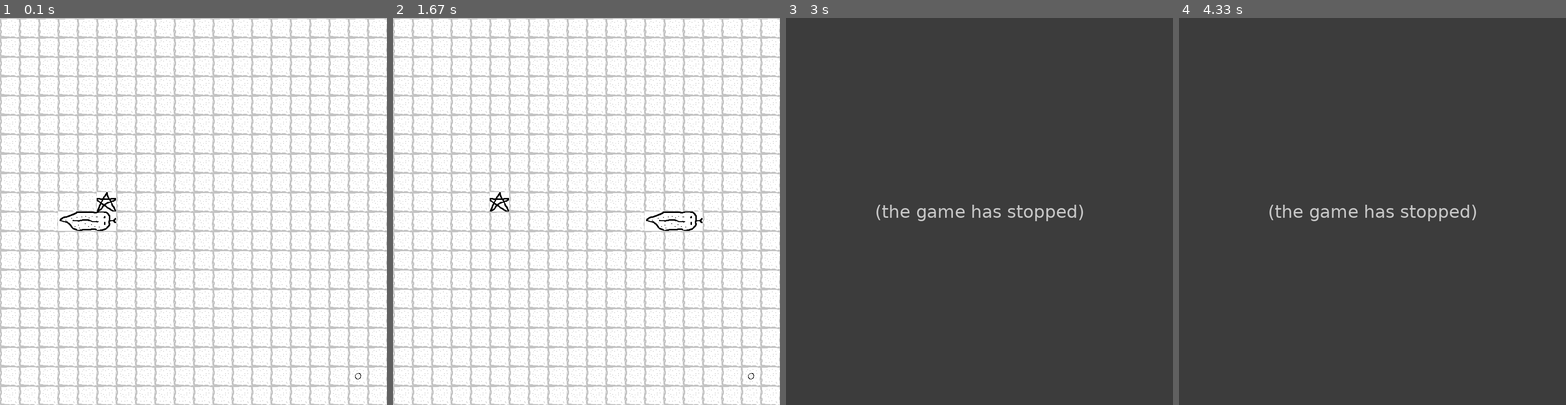
Above: before the commit, frames 1-4 (left to right).
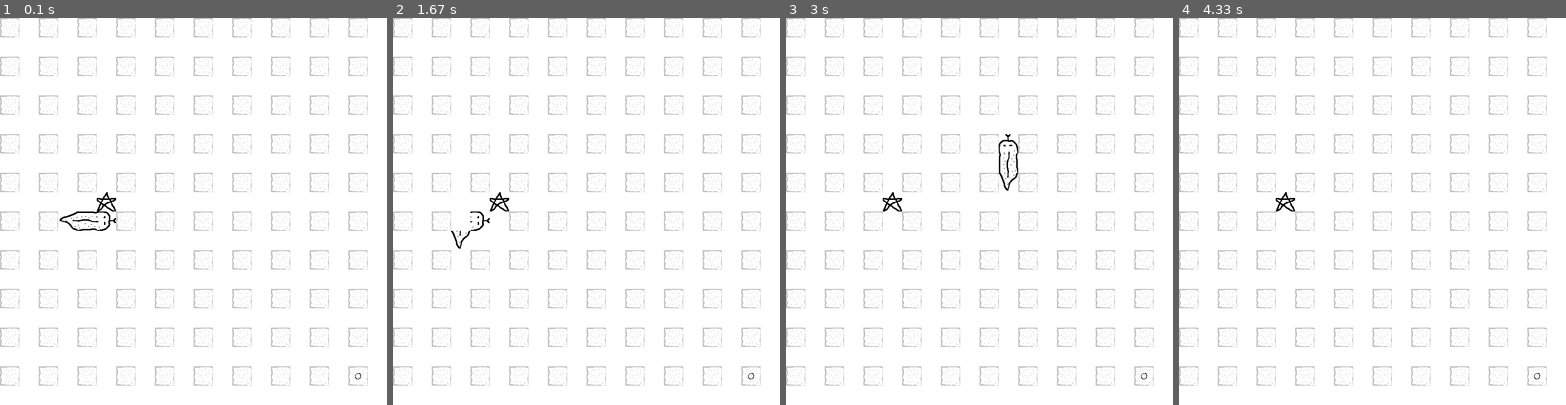
Above: after the commit, the same moments.

Repository: MadeWithCaneSugar/PygameProject
Game: pygame game, started from prime.py
Same seed, same stepped clock (60 frames per second), same inputs: the game is played once before the commit and once after it.
Inputs:
- Up to frame 1 (0.1 s): no input
- Up to frame 2 (1.67 s): tap S at 0.33 s; hold A 0.67-1.13 s; hold Right 0.67-1.13 s; tap W at 1.17 s; hold S from 1.5 s (still down); hold Right from 1.5 s (still down)
- Up to frame 3 (3 s): release S at 1.97 s; release Right at 1.97 s; hold Up 2.5-2.97 s
- Up to frame 4 (4.33 s): hold Right 3-3.47 s; hold Left 3.5-4.03 s; hold Down from 4.07 s (still down)

The runs differ from the first frame. In frame 1, 17% of the frame differs, in the area x 0-100%, y 0-100%; in frame 2, 18%; in frame 3, 100%; in frame 4, 100%.
Before the commit the program exited at 2.45 s; later frames show no game.

Commit message:
added final comments and fixed some issues with controls. FINAL COMMIT BEFORE SUBMISSION

Diff:
--- a/components/computer.py
+++ b/components/computer.py
@@ -1,6 +1,15 @@
 import pygame, random, config
 from pygame.math import Vector2
 from components import player
+
+# Not implemented. Ran out of time. Un-Commenting the computer code calls
+# in update in main.py will bring up a computer controlled opponent that will target
+# points and move towards them. The algorithm is a direct path that ignores any
+# obstacles, so it dies pretty quickly as the snakes get longer, but I know of some ways
+# to change this(though I haven't implemented them)
+
+# I plan on implementing this further in the future because I've been really enjoying
+# this project, but alas right now I don't have time.
 
 class COMPUTER:
     def __init__(self) -> None:
--- a/config.py
+++ b/config.py
@@ -15,7 +15,7 @@
 game_font = pygame.font.Font("./graphics/PAPYRUS.ttf", 25)
 
 # setting how quickly the screen updates in ms (lower number means faster updates)
-max_speed = 150
+max_speed = 120
 
 # maximum frame rate of the game.
 # no easily implemented minimum unfortunately
--- a/main.py
+++ b/main.py
@@ -20,10 +20,12 @@
         self.player.move()
         # self.computer.move()
         self.check_player_collision()
-        # self.player.player_target(self.point.pos[0], self.point.pos[1])
         self.check_fail()
         # self.check_computer_collision()
         # self.computer.computer_target(self.point.pos[0], self.point.pos[1])
+
+        ##### UNCOMMENT THE FOLLOWING LINE FOR DEMO MODE! THIS WAS GOING TO BE WHAT PLAYED ON THE WELCOME SCREEN UNDER THE START BUTTON
+        # self.player.player_target(self.point.pos[0], self.point.pos[1])
 
     def draw_elements(self):
         self.draw_tiles()
@@ -73,9 +75,11 @@
 
     def draw_tiles(self):
         for row in range(cell_number):
-            for col in range(cell_number):
-                    tile_rect = pygame.Rect(col * cell_size, row * cell_size, cell_size, cell_size)
-                    screen.blit(tile, tile_rect)
+            if row % 2 == 0:
+                for col in range(cell_number):
+                    if col % 2 == 0:
+                        tile_rect = pygame.Rect(col * cell_size, row * cell_size, cell_size, cell_size)
+                        screen.blit(tile, tile_rect)
 
     def draw_score(self):
         score_text = str(len(self.player.body) - 3)
--- a/prime.py
+++ b/prime.py
@@ -8,6 +8,9 @@
 cell_number = config.cell_number
 screen = config.screen
 clock = config.clock
+
+# I didn't use your starter code because I got a bit overwhelmed by it, so I started from scratch
+# admittedly this means I never implemented the code for multiple screens. Unfortunately
 
 # updating the screen at a set time intervals in ms
 screen_update = pygame.USEREVENT
@@ -31,25 +34,25 @@
         # keyboard inputs
         # 2nd nested if statement is to stop perfect 180s
         if event.type == pygame.KEYDOWN:
-            if event.key == pygame.K_UP:
+            if event.key == pygame.K_UP or event.key == pygame.K_w:
                 if main_game.player.direction == Vector2(0, 1):
                     pass
                 else:
                     main_game.player.direction = Vector2(0, -1)
 
-            if event.key == pygame.K_DOWN:
+            if event.key == pygame.K_DOWN or event.key == pygame.K_s:
                 if main_game.player.direction == Vector2(0, -1):
                     pass
                 else:
                     main_game.player.direction = Vector2(0, 1)
 
-            if event.key == pygame.K_LEFT:
+            if event.key == pygame.K_LEFT or event.key == pygame.K_a:
                 if main_game.player.direction == Vector2(1, 0):
                     pass
                 else:
                     main_game.player.direction = Vector2(-1, 0)
 
-            if event.key == pygame.K_RIGHT:
+            if event.key == pygame.K_RIGHT or event.key == pygame.K_d:
                 if main_game.player.direction == Vector2(-1, 0):
                     pass
                 else:
